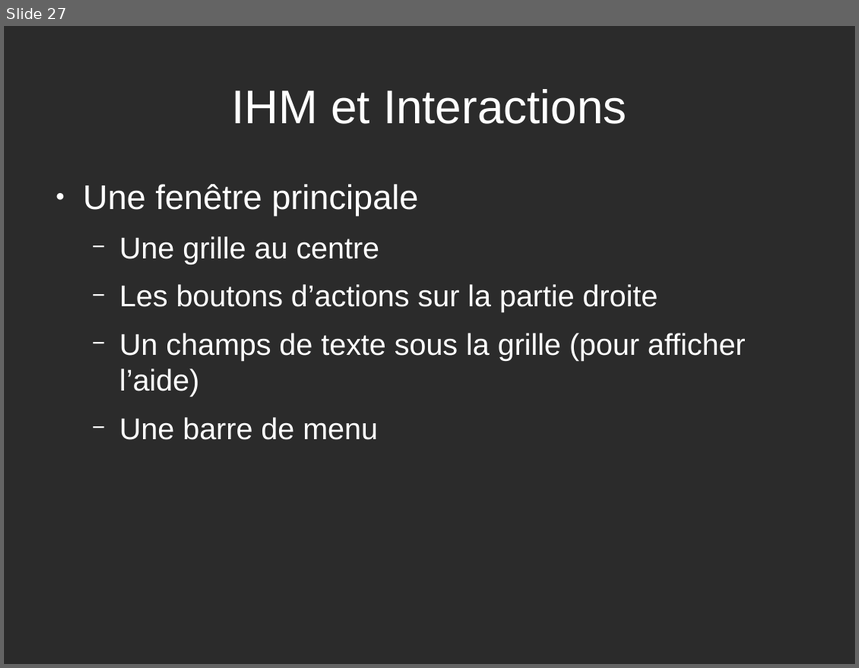
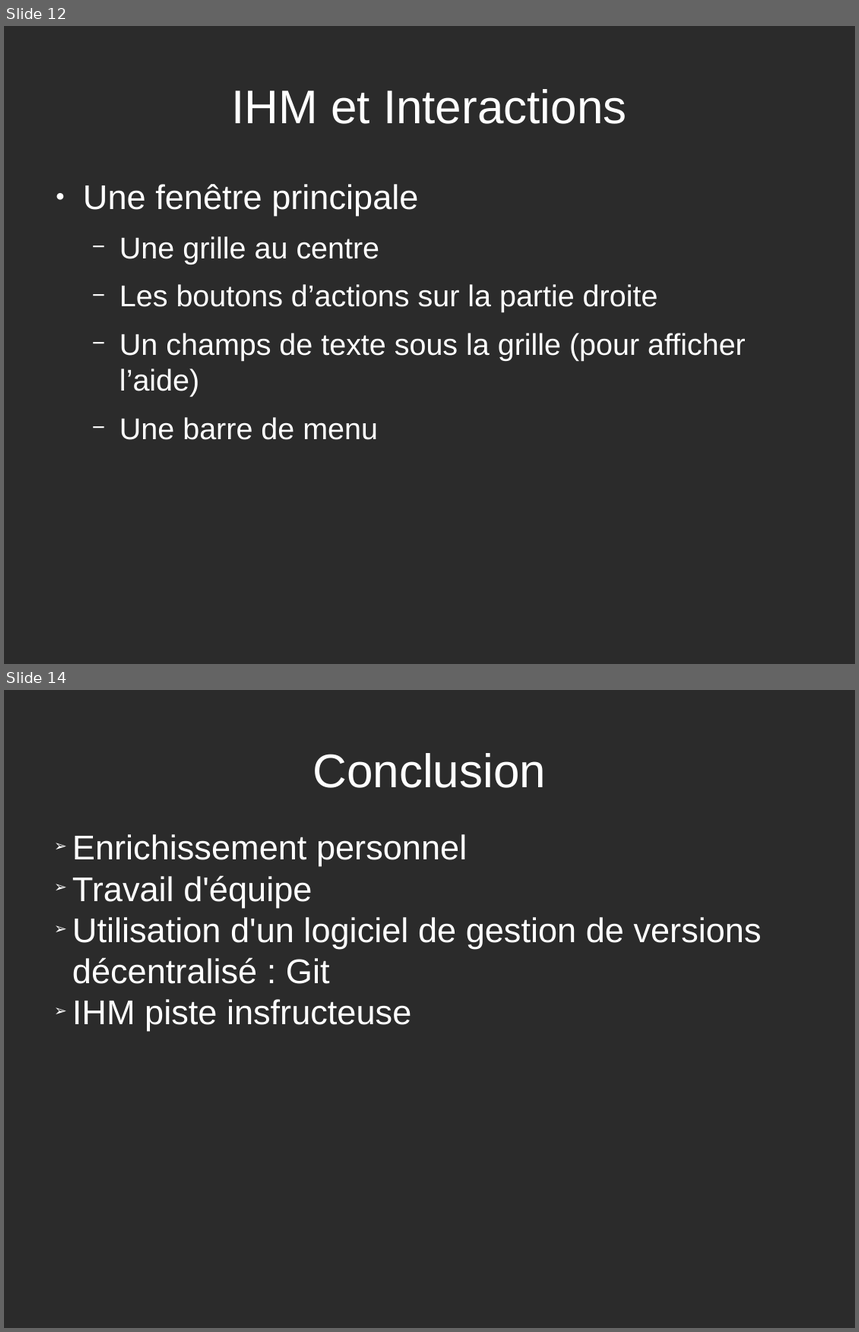
Before and after one commit to yuki1996/Sudoku, a slide deck: rapport/presentation.odp. Shown one above the other, each under a label of ours: slide 27 before the commit, slides 12 and 14 after it; the slides between them are not shown. The pictures are 859x668 and 859x1332 pixels, drawn with LibreOffice and Linux fonts; fonts in the diff are those of the drawing; background and template pictures are left out; a plain dark background stands for a picture behind light text. Boxes give left, top, right and bottom in pixels: in the first picture for what was removed or moved away, otherwise in the second. Text is boxed around its words. In the diff, an @@ line names an element or a change of style, - is before the commit and + after.

```diff
--- a/rapport/presentation.odp
+++ b/rapport/presentation.odp
@@ slide 14 added at [4,690,855,1328], background picture (left out) @@
@@ title added at [313,753,546,788], 44 pt, text #FFFFFF @@
+Conclusion
@@ text added at [72,834,762,1031], 32 pt, text #FFFFFF @@
+➢ Enrichissement personnel
+➢ Travail d'équipe
+➢ Utilisation d'un logiciel de gestion de versions décentralisé : Git
+➢ IHM piste insfructeuse
@@ what was slide 27 is now slide 12 @@
```
Also in this commit, not shown: 3 slides changed, 5 other slides added, 20 slides removed.
